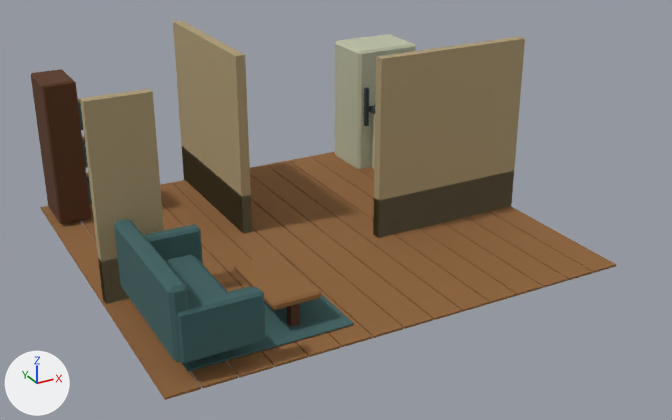
The glTF model godot/assets/house_details.glb, before and after one commit.
Both versions are drawn from a 50 mm camera at (-4.75, -6.83, 4.97) aimed at (0.13, 2.04, 0.54). Lighting does not change. The marker at lower left points along +X, +Y and +Z. The picture after the commit comes second.

The scene before the commit, as lines of its bpy script (objects in view):
```python
me_cube_007 = bpy.data.meshes.new('Cube.007')
me_cube_007.from_pydata(...)  # a box spanning x -0.17..0.17, y -2.45..2.45, z -0.01..0.01
me_cube_007.materials.append(mat_dd_wood_light)  # brown #8f6338
me_cube_021 = bpy.data.meshes.new('Cube.021')
me_cube_021.from_pydata(...)  # 24 vertices, 44 faces; spans x -0.9..0.9, y -0.62..0.62, z -0.01..0.01
me_cube_021.materials.append(mat_dd_cloth)  # dark cyan #3d6161
me_cube_034 = bpy.data.meshes.new('Cube.034')
me_cube_034.from_pydata(...)  # 24 vertices, 44 faces; spans x -0.2..0.2, y -0.32..0.32, z -0.9..0.9
me_cube_034.materials.append(mat_dd_wood)  # brown #573319
ob_dd_keep_bookcase = bpy.data.objects.new('DD_Keep_Bookcase', me_cube_034)
ob_dd_keep_bookcase.location = (-2.45, 4.5, 1.0)
ob_dd_keep_floorboard_001 = bpy.data.objects.new('DD_Keep_Floorboard.001', me_cube_007)
ob_dd_keep_floorboard_001.location = (-2.185, 2.5, 0.048)
ob_dd_keep_rug = bpy.data.objects.new('DD_Keep_Rug', me_cube_021)
ob_dd_keep_rug.location = (-1.5, 0.95, 0.075)
# also in view: 'DD_Keep_Floorboard.007' at (0.0, 2.5, 0.05); 'DD_Keep_Floorboard.014' at (2.56, 2.5, 0.05); 'DD_Keep_Floorboard.011' at (1.47, 2.5, 0.05); 'DD_Keep_Floorboard.005' at (-0.73, 2.5, 0.05); 'DD_Hide_Partition.001' at (1.72, 2.05, 1.15)
```
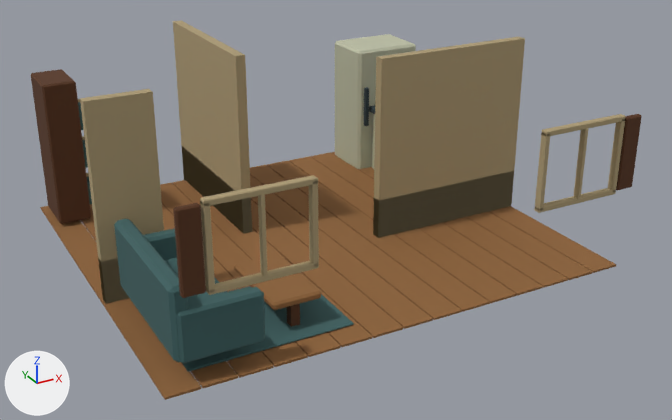
Pixel boxes (x1, y1, x2, y2) of what changed, in the pictures (672 x 420 px):
'DD_Hide_Shutter', added (brown)
    after: (173, 203, 206, 298)
'DD_Hide_Shutter.001', added (brown)
    after: (616, 114, 642, 190)
'DD_Hide_WindowFrame.003', added (beige)
    after: (200, 175, 318, 206)
'DD_Hide_WindowFrame.002', added (beige)
    after: (206, 261, 319, 295)
'DD_Hide_WindowFrame', added (beige)
    after: (200, 201, 215, 292)
'DD_Hide_WindowFrame.001', added (beige)
    after: (309, 181, 319, 267)
'DD_Hide_WindowFrame.004', added (beige)
    after: (535, 133, 550, 211)
'DD_Hide_WindowFrame.007', added (beige)
    after: (541, 114, 626, 136)
'DD_Hide_WindowFrame.005', added (beige)
    after: (608, 118, 625, 192)
'DD_Hide_WindowFrame.006', added (beige)
    after: (534, 188, 616, 213)
'DD_Hide_WindowMullion', added (beige)
    after: (258, 194, 268, 277)
'DD_Hide_WindowMullion.001', added (beige)
    after: (574, 128, 589, 199)
'DD_Keep_SofaSeat', unchanged, covered by the edit
    before: (165, 254, 229, 303)
    after: (165, 258, 229, 303)

The change, as a list of edits to the scene's bpy script:
```text
Add me_cube_054:
    me_cube_054.from_pydata(...)  # a box spanning x -0.018..0.018, y -0.035..0.035, z -0.39..0.39
    me_cube_054.materials.append(mat_dd_cream)  # beige #ad9b75
Add me_cube_053:
    me_cube_053.from_pydata(...)  # 24 vertices, 44 faces; spans x -0.53..0.53, y -0.04..0.04, z -0.03..0.03
    me_cube_053.materials.append(mat_dd_cream)  # beige #ad9b75
Add me_cube_051:
    me_cube_051.from_pydata(...)  # 24 vertices, 44 faces; spans x -0.03..0.03, y -0.04..0.04, z -0.42..0.42
    me_cube_051.materials.append(mat_dd_cream)  # beige #ad9b75
Add me_cube_055:
    me_cube_055.from_pydata(...)  # 24 vertices, 44 faces; spans x -0.11..0.11, y -0.035..0.035, z -0.41..0.41
    me_cube_055.materials.append(mat_dd_wood)  # brown #573319
Add ob_dd_hide_windowmullion_001:
    ob_dd_hide_windowmullion_001 = bpy.data.objects.new('DD_Hide_WindowMullion.001', me_cube_054)
    ob_dd_hide_windowmullion_001.location = (1.8, -0.155, 1.55)
Add ob_dd_hide_windowmullion:
    ob_dd_hide_windowmullion = bpy.data.objects.new('DD_Hide_WindowMullion', me_cube_054.copy())
    ob_dd_hide_windowmullion.location = (-1.8, -0.155, 1.55)
Add ob_dd_hide_windowframe_007:
    ob_dd_hide_windowframe_007 = bpy.data.objects.new('DD_Hide_WindowFrame.007', me_cube_053)
    ob_dd_hide_windowframe_007.location = (1.8, -0.145, 1.96)
Add ob_dd_hide_windowframe_006:
    ob_dd_hide_windowframe_006 = bpy.data.objects.new('DD_Hide_WindowFrame.006', me_cube_053.copy())
    ob_dd_hide_windowframe_006.location = (1.8, -0.145, 1.14)
Add ob_dd_hide_windowframe_005:
    ob_dd_hide_windowframe_005 = bpy.data.objects.new('DD_Hide_WindowFrame.005', me_cube_051)
    ob_dd_hide_windowframe_005.location = (2.3, -0.145, 1.55)
Add ob_dd_hide_windowframe_004:
    ob_dd_hide_windowframe_004 = bpy.data.objects.new('DD_Hide_WindowFrame.004', me_cube_051.copy())
    ob_dd_hide_windowframe_004.location = (1.3, -0.145, 1.55)
Add ob_dd_hide_windowframe_003:
    ob_dd_hide_windowframe_003 = bpy.data.objects.new('DD_Hide_WindowFrame.003', me_cube_053.copy())
    ob_dd_hide_windowframe_003.location = (-1.8, -0.145, 1.96)
Add ob_dd_hide_windowframe_002:
    ob_dd_hide_windowframe_002 = bpy.data.objects.new('DD_Hide_WindowFrame.002', me_cube_053.copy())
    ob_dd_hide_windowframe_002.location = (-1.8, -0.145, 1.14)
Add ob_dd_hide_windowframe_001:
    ob_dd_hide_windowframe_001 = bpy.data.objects.new('DD_Hide_WindowFrame.001', me_cube_051.copy())
    ob_dd_hide_windowframe_001.location = (-1.3, -0.145, 1.55)
Add ob_dd_hide_windowframe:
    ob_dd_hide_windowframe = bpy.data.objects.new('DD_Hide_WindowFrame', me_cube_051.copy())
    ob_dd_hide_windowframe.location = (-2.3, -0.145, 1.55)
Add ob_dd_hide_shutter_001:
    ob_dd_hide_shutter_001 = bpy.data.objects.new('DD_Hide_Shutter.001', me_cube_055)
    ob_dd_hide_shutter_001.location = (2.46, -0.15, 1.55)
Add ob_dd_hide_shutter:
    ob_dd_hide_shutter = bpy.data.objects.new('DD_Hide_Shutter', me_cube_055.copy())
    ob_dd_hide_shutter.location = (-2.46, -0.15, 1.55)
```
